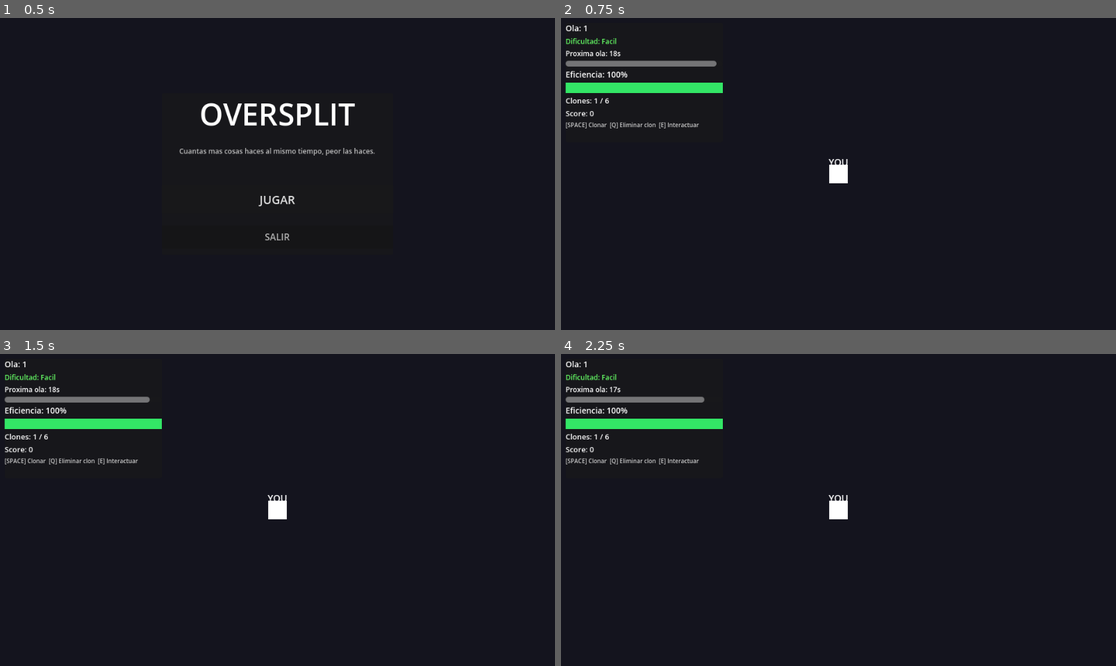
Above: before the commit, frames 1-4 (two rows, left to right).
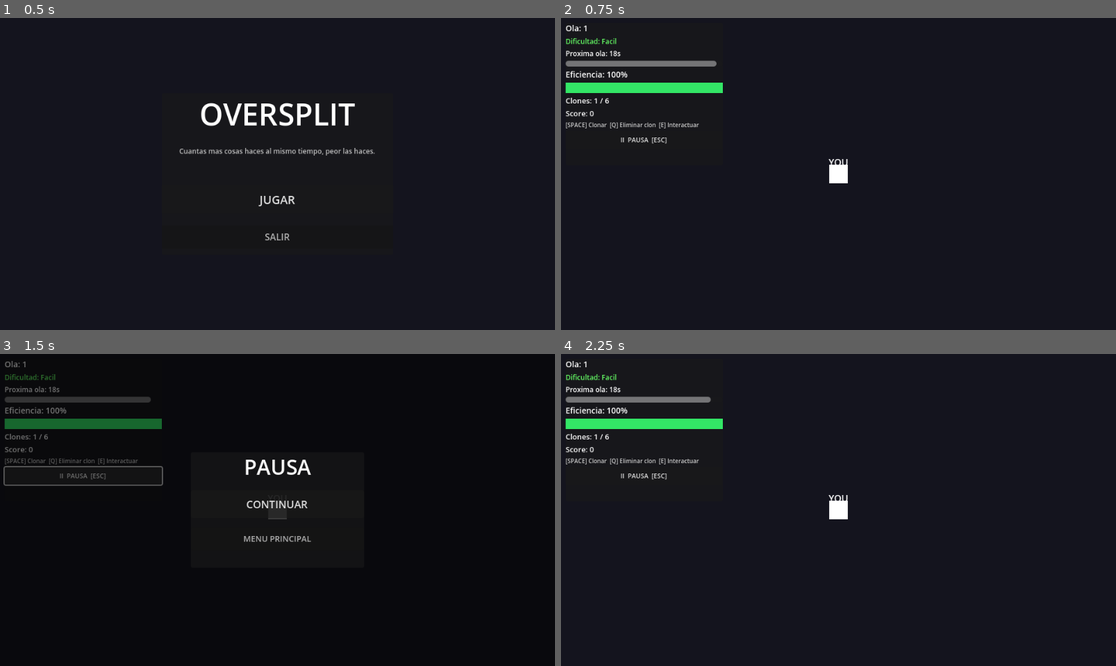
Above: after the commit, the same moments.

Repository: Carlos-creator/OverSplit
Game: Godot game, scene res://scenes/MainMenu.tscn
Two runs of this game, one before a commit and one after it. Both use one fixed random seed, a clock stepped at 60 frames per second and the inputs below.
Inputs (mouse positions are in pixels of both pictures, inside the frame that each line leads up to):
- Up to frame 1 (0.5 s): no input
- Up to frame 2 (0.75 s): click "JUGAR" at 0.5 s
- Up to frame 3 (1.5 s): click (83, 475) at 1.25 s, where only the run after the commit has a clickable "II PAUSA [ESC]"
- Up to frame 4 (2.25 s): click (838, 503) at 2 s, where only the run after the commit has a clickable "CONTINUAR"

Frame 1 is identical in both runs. In frame 2, less than 0.1% of the frame differs, in the area x 10-20%, y 38-41%; in frame 3, 3.4%, in the area x 0-57%, y 2-61%; in frame 4, 0.1%.

Commit message:
v5.0 beta

Diff:
--- a/scenes/ui/EfficiencyUI.tscn
+++ b/scenes/ui/EfficiencyUI.tscn
@@ -9,13 +9,13 @@
 offset_left = 8.0
 offset_top = 8.0
 offset_right = 280.0
-offset_bottom = 215.0
+offset_bottom = 255.0
 
 [node name="VBox" type="VBoxContainer" parent="Panel"]
 offset_left = 8.0
 offset_top = 8.0
 offset_right = 272.0
-offset_bottom = 207.0
+offset_bottom = 247.0
 theme_override_constants/separation = 4
 
 [node name="WaveLabel" type="Label" parent="Panel/VBox"]
@@ -59,3 +59,8 @@
 text = "[SPACE] Clonar  [Q] Eliminar  [E] Interactuar"
 theme_override_font_sizes/font_size = 10
 modulate = Color(0.8, 0.8, 0.8, 1)
+
+[node name="PauseButton" type="Button" parent="Panel/VBox"]
+text = "II  PAUSA  [ESC]"
+theme_override_font_sizes/font_size = 11
+custom_minimum_size = Vector2(0, 30)
--- a/scripts/EfficiencyUI.gd
+++ b/scripts/EfficiencyUI.gd
@@ -9,6 +9,7 @@
 @onready var wave_timer_label: Label = $Panel/VBox/WaveTimerLabel
 @onready var wave_timer_bar: ProgressBar = $Panel/VBox/WaveTimerBar
 @onready var hint_label: Label = $Panel/VBox/HintLabel
+@onready var pause_button: Button = $Panel/VBox/PauseButton
 
 const COLOR_GOOD := Color(0.2, 0.9, 0.4)
 const COLOR_MID  := Color(1.0, 0.8, 0.1)
@@ -22,6 +23,7 @@
 	_on_efficiency_changed(1.0)
 	_on_clone_count_changed(1)
 	hint_label.text = "[SPACE] Clonar  [Q] Eliminar clon  [E] Interactuar"
+	pause_button.pressed.connect(_on_pause_button)
 
 func _process(_delta: float) -> void:
 	var gm := get_node("/root/GameManager")
@@ -76,6 +78,11 @@
 	s.bg_color = color
 	return s
 
+func _on_pause_button() -> void:
+	var pause_menu := get_tree().get_root().find_child("PauseMenu", true, false)
+	if pause_menu:
+		pause_menu.toggle_pause()
+
 func _update_difficulty_label(gm: Node) -> void:
 	var label: String = gm.get_difficulty_label()
 	difficulty_label.text = "Dificultad: " + label
--- a/scripts/PauseMenu.gd
+++ b/scripts/PauseMenu.gd
@@ -1,13 +1,13 @@
 extends CanvasLayer
 
 func _ready() -> void:
-	process_mode = Node.PROCESS_MODE_WHEN_PAUSED
+	process_mode = Node.PROCESS_MODE_ALWAYS
 	visible = false
 	$Panel/VBox/ResumeButton.pressed.connect(_on_resume)
 	$Panel/VBox/MenuButton.pressed.connect(_on_menu)
 
 func _unhandled_input(event: InputEvent) -> void:
-	if event.is_action_just_pressed("pause"):
+	if event.is_action_just_pressed("ui_cancel"):
 		if get_tree().paused:
 			_on_resume()
 		else:
@@ -17,6 +17,12 @@
 	get_tree().paused = true
 	visible = true
 
+func toggle_pause() -> void:
+	if get_tree().paused:
+		_on_resume()
+	else:
+		_pause()
+
 func _on_resume() -> void:
 	get_tree().paused = false
 	visible = false
--- a/scripts/PlayerController.gd
+++ b/scripts/PlayerController.gd
@@ -7,12 +7,14 @@
 var _interacting: bool = false
 var _next_target: Node = null
 var _directed_to: Node = null
+var _push_velocity: Vector2 = Vector2.ZERO
 
 @onready var sprite: ColorRect = $Sprite
 @onready var interact_bar: ProgressBar = $InteractBar
 @onready var clone_label: Label = $CloneLabel
 
 func _ready() -> void:
+	add_to_group("players")
 	sprite.color = color
 	clone_label.text = "P" + str(player_index + 1) if player_index > 0 else "YOU"
 	interact_bar.visible = false
@@ -22,6 +24,9 @@
 		_process_interaction(delta)
 		if player_index != 0:
 			_handle_ai_movement(delta)
+		velocity = _push_velocity
+		move_and_slide()
+		_push_velocity = _push_velocity.lerp(Vector2.ZERO, 0.35)
 		return
 	_handle_movement(delta)
 	_check_interact_input()
@@ -41,12 +46,18 @@
 		if target != null:
 			var to_task: Vector2 = target.global_position - global_position
 			if to_task.length() > 32.0:
-				dir = to_task.normalized()
+				var sep := _get_separation_force()
+				dir = (to_task.normalized() + sep * 0.75).normalized()
 			else:
 				_try_start_interaction(target)
 
 	velocity = dir.normalized() * speed
 	move_and_slide()
+	for i in get_slide_collision_count():
+		var col := get_slide_collision(i)
+		var other := col.get_collider()
+		if other != null and other.has_method("receive_push") and other._interacting:
+			other.receive_push(velocity.normalized() * 28.0)
 
 func _handle_ai_movement(delta: float) -> void:
 	if _next_target == null or not is_instance_valid(_next_target):
@@ -146,6 +157,23 @@
 		gm.reserve_task(best, self)
 	return best
 
+func receive_push(push: Vector2) -> void:
+	_push_velocity = (_push_velocity + push).limit_length(50.0)
+
+func _get_separation_force() -> Vector2:
+	var sep := Vector2.ZERO
+	const RADIUS := 52.0
+	for p in get_tree().get_nodes_in_group("players"):
+		if p == self:
+			continue
+		if p._interacting:
+			continue
+		var diff: Vector2 = global_position - p.global_position
+		var dist := diff.length()
+		if dist < RADIUS and dist > 0.5:
+			sep += diff.normalized() * (1.0 - dist / RADIUS)
+	return sep
+
 func _find_nearest_task_for_player() -> Node:
 	var gm: Node = get_node("/root/GameManager")
 	var best: Node = null
Not shown, changed: nota.txt
